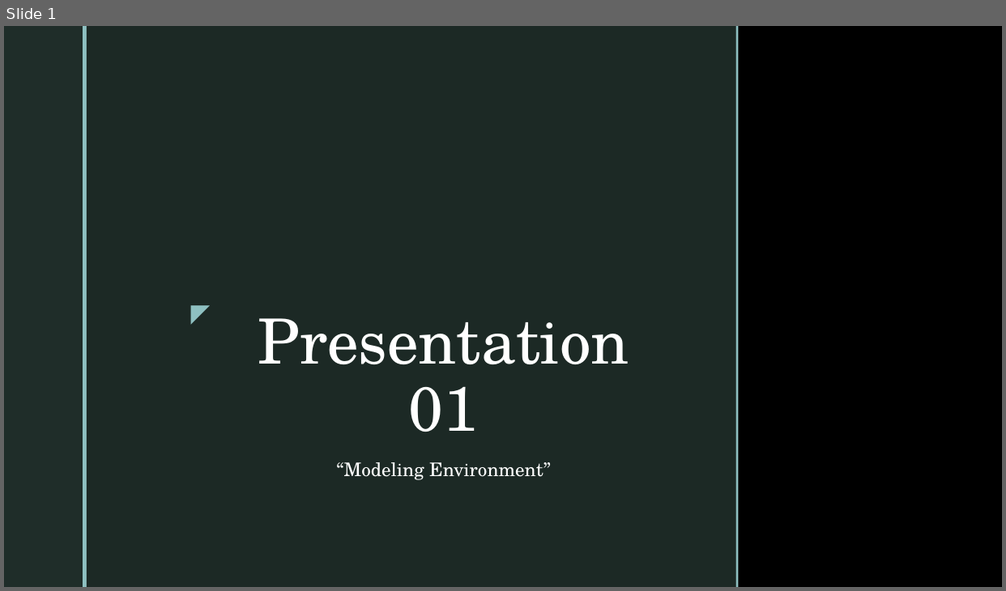
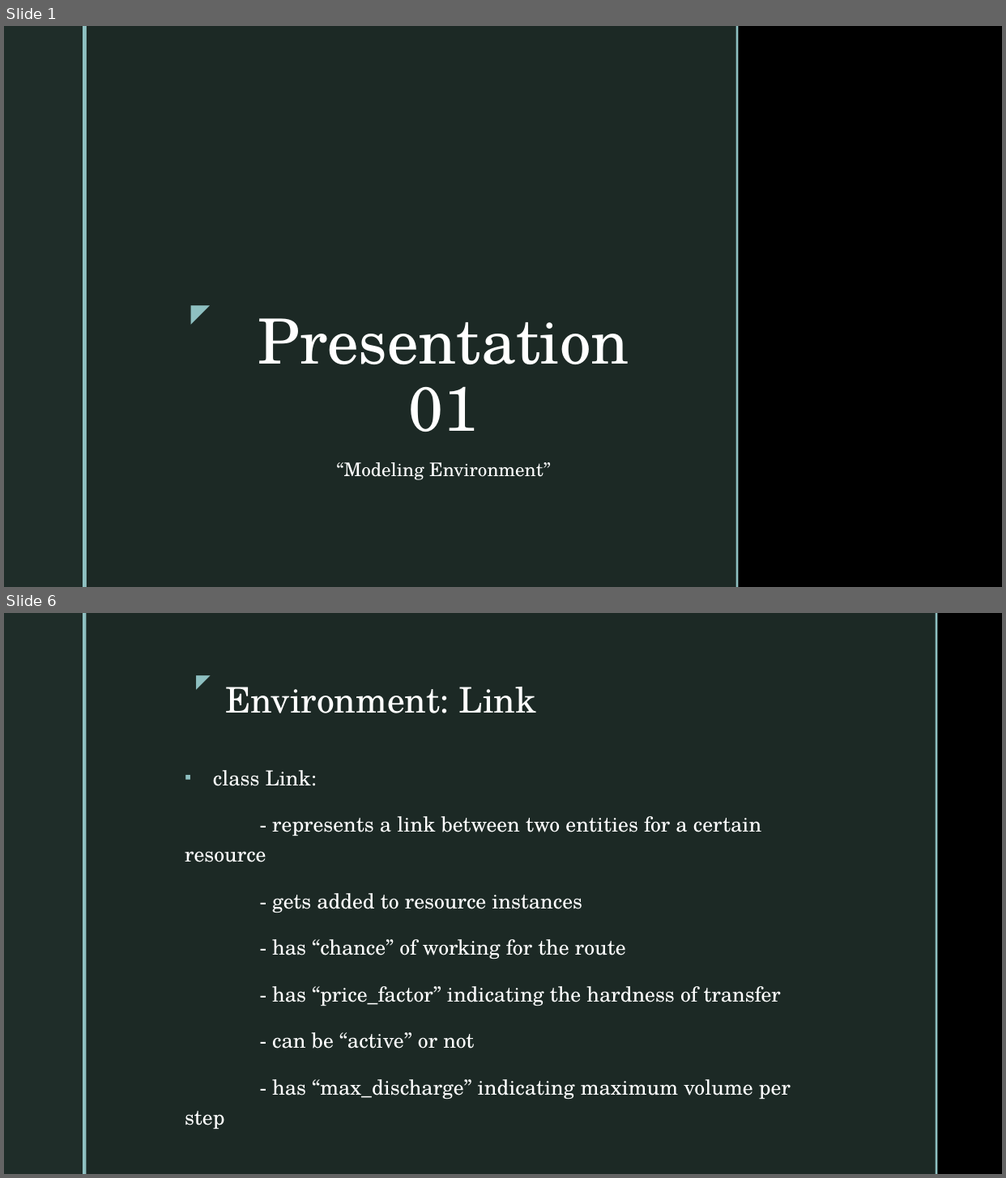
Before and after one commit to cmudrc/pied-piper, a slide deck: Other/Presentation/Presentation 01.pptx. Shown one above the other, each under a label of ours: slide 1 before the commit, slides 1 and 6 after it; the slides between them are not shown. The pictures are 1006x591 and 1006x1178 pixels, drawn with LibreOffice and Linux fonts; fonts in the diff are those of the drawing; background and template pictures are left out. Boxes give left, top, right and bottom in pixels: in the first picture for what was removed or moved away, otherwise in the second. Text is boxed around its words. In the diff, an @@ line names an element or a change of style, - is before the commit and + after.

```diff
--- a/Other/Presentation/Presentation 01.pptx
+++ b/Other/Presentation/Presentation 01.pptx
@@ slide 6 added at [4,613,1002,1174], background picture (left out); not listed: 2 template elements that a slide beside it also shows @@
@@ rectangle added at [87,613,936,1174], fill #1F2D29 at 92% opacity @@
@@ rectangle added at [936,613,938,1174], fill #8EC0C1 @@
@@ text added at [184,666,217,696], 18 pt, text #8EC0C1 @@
+◤
@@ title added at [225,687,536,713], 34 pt, text #FFFFFF @@
+Environment: Link
@@ text added at [185,770,791,1100], 20 pt, text #FFFFFF @@
+▪ class Link:
+- represents a link between two entities for a certain resource
+- gets added to resource instances
+- has “chance” of working for the route
+- has “price_factor” indicating the hardness of transfer
+- can be “active” or not
+- has “max_discharge” indicating maximum volume per step
```
Also in this commit, not shown: 9 other slides added, 1 slide removed, 4 other files.
